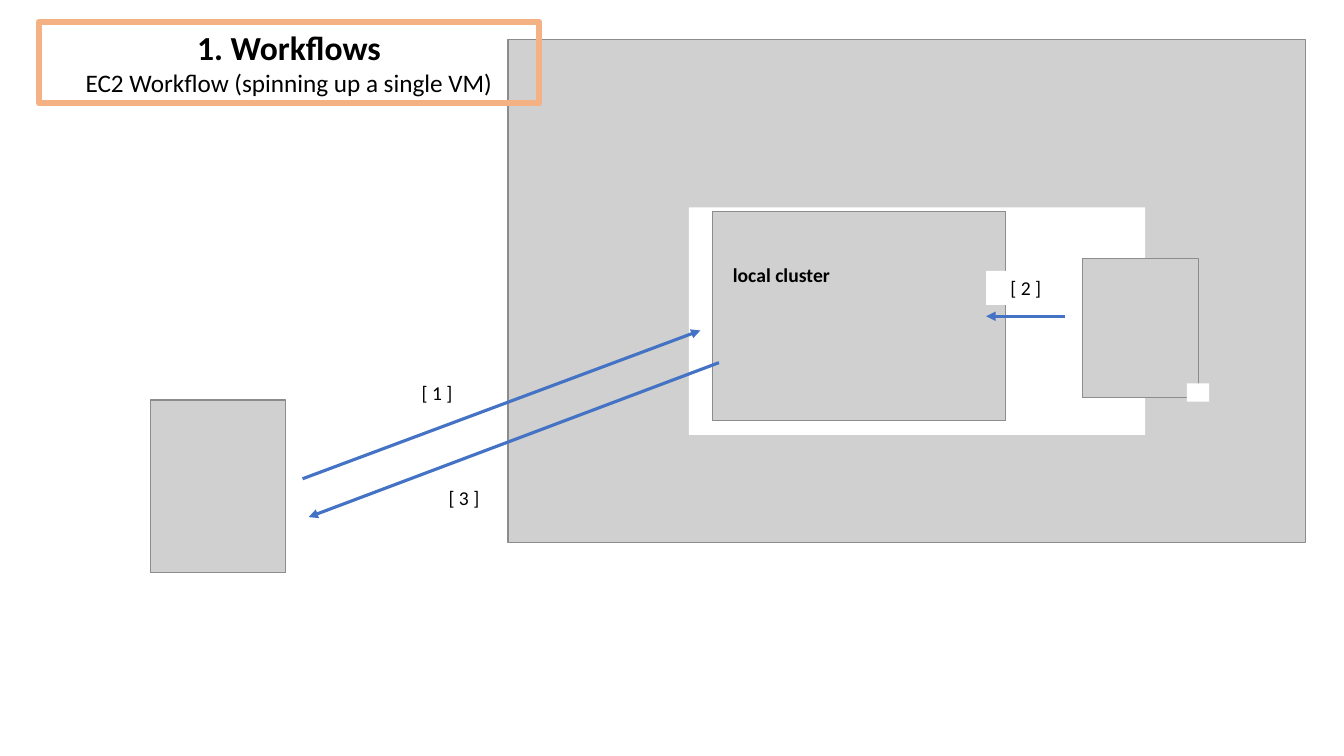
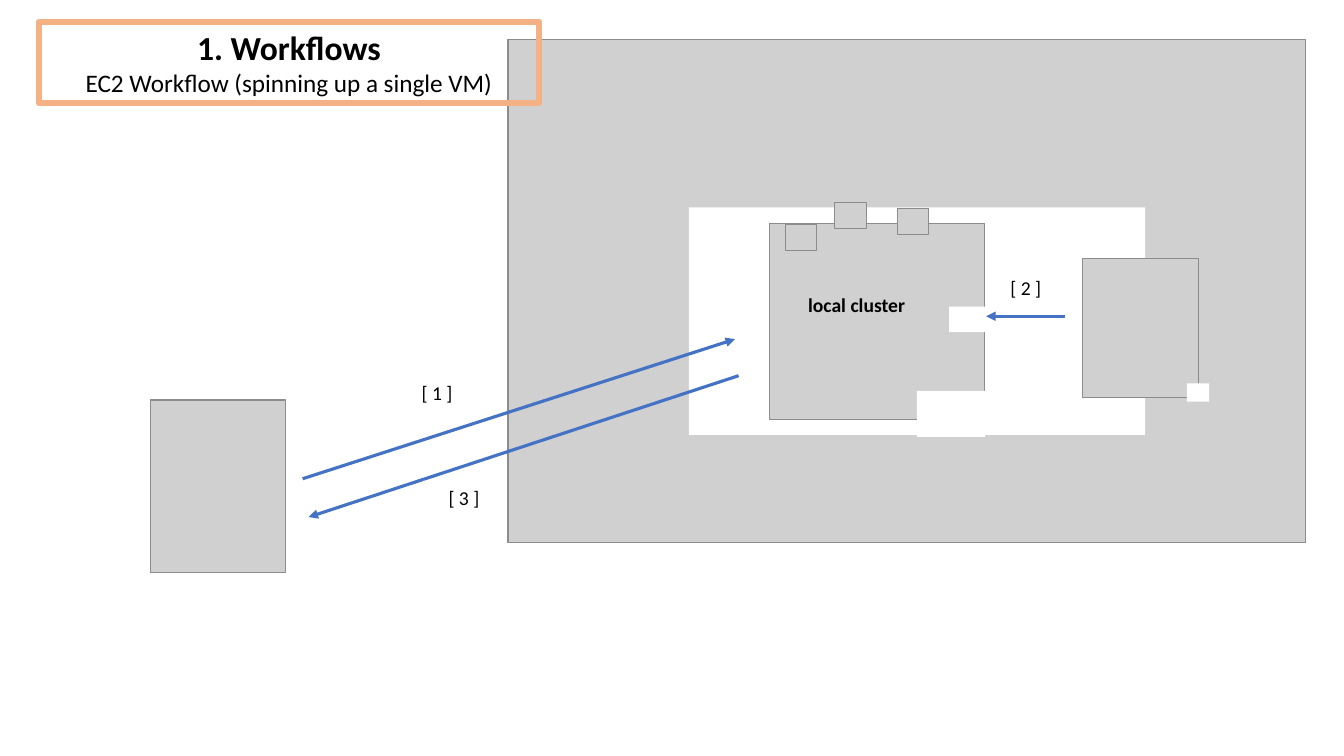
Before and after one commit to DeanHenze/cloud_earthdata, a slide deck: slide 7 of coiled/Coiled_presentation.pptx. Drawn at 1344x756 pixels with LibreOffice and Linux fonts; fonts in the diff are those of the drawing; grey boxes stand for pictures. Boxes give left, top, right and bottom in pixels: in the first picture for what was removed or moved away, otherwise in the second. Text is boxed around its words. In the diff, an @@ line names an element or a change of style, - is before the commit and + after.

```diff
--- a/coiled/Coiled_presentation.pptx
+++ b/coiled/Coiled_presentation.pptx
@@ picture added at (x1=835, y1=203, x2=866, y2=229) @@
@@ picture added at (x1=897, y1=209, x2=929, y2=235) @@
@@ picture resized from (x1=713, y1=212, x2=1005, y2=420) to (x1=769, y1=224, x2=985, y2=419) @@
@@ picture added at (x1=785, y1=224, x2=817, y2=250) @@
@@ text "local cluster" moved from (x1=733, y1=268, x2=830, y2=282) to (x1=808, y1=298, x2=906, y2=312) @@
@@ text "[ 2 ]" rewrapped from (x1=986, y1=271, x2=1066, y2=306) to (x1=1021, y1=282, x2=1031, y2=295) @@
@@ rectangle added at (x1=950, y1=307, x2=986, y2=332), fill #FFFFFF @@
@@ arrow moved from (302, 479) - (701, 331) to (302, 479) - (735, 339) @@
@@ arrow moved from (719, 363) - (309, 517) to (739, 376) - (309, 517) @@
@@ rectangle added at (x1=918, y1=391, x2=986, y2=438), fill #FFFFFF @@
```
Also in this commit, not shown: 4 other slides changed, 2 other files.
